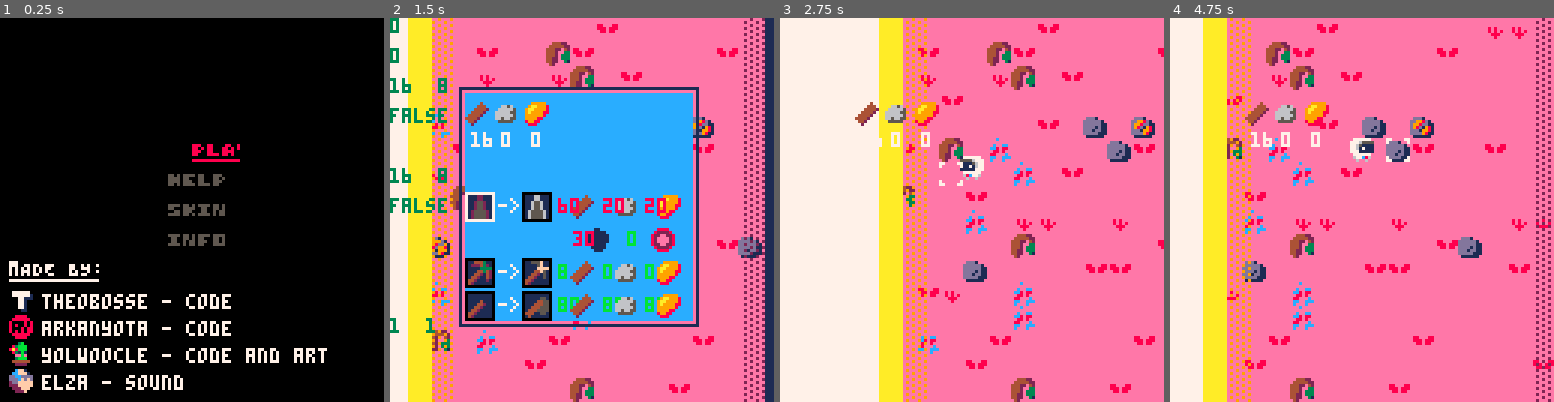
Above: before the commit, frames 1-4 (left to right).
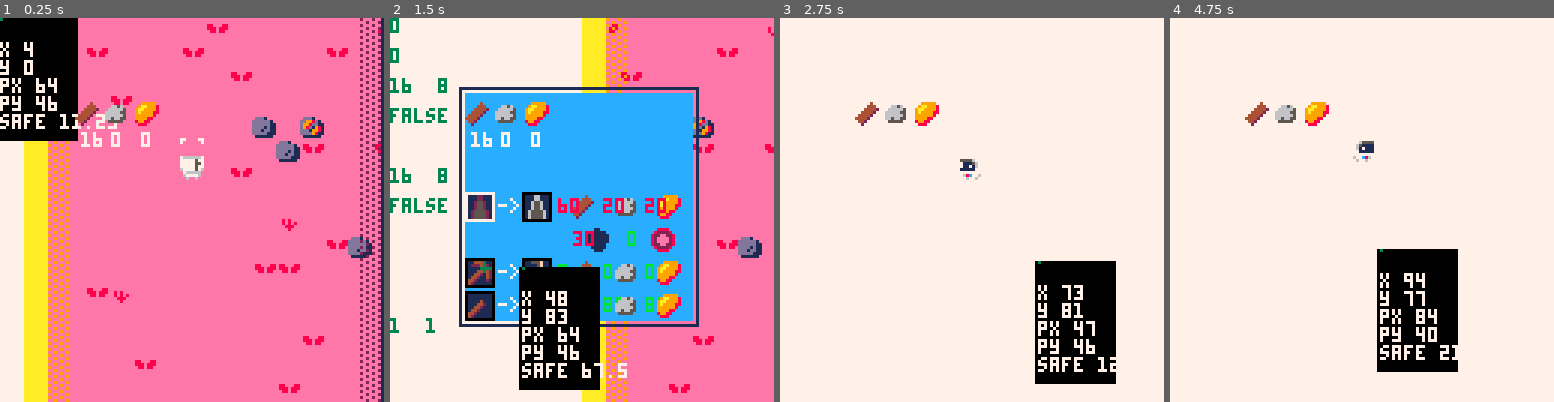
Above: after the commit, the same moments.

Repository: ARKANYOTA/ludumdare47
Game: PICO-8 cartridge arkanv1.p8
Same seed, same stepped clock (60 frames per second), same inputs: the game is played once before the commit and once after it.
Inputs (mouse positions are in pixels of both pictures, inside the frame that each line leads up to):
- Up to frame 1 (0.25 s): no input
- Up to frame 2 (1.5 s): tap O (Z key) at 0.33, 0.7, 1.43 s; click (459, 121) at 0.67 s; tap X (X key) at 1.07 s; click (520, 267) at 1.22 s
- Up to frame 3 (2.75 s): click (975, 114) at 1.77 s; hold Left 1.97-2.37 s; tap X (X key) at 2.07, 2.4, 2.73 s; tap O (Z key) at 2.22 s; click (1037, 259) at 2.32 s; hold Down from 2.42 s (still down)
- Up to frame 4 (4.75 s): release Down at 2.82 s; click (1492, 106) at 2.87 s; hold Right 2.87-3.53 s; tap X (X key) every 0.33 s from 3.07 to 4.73 s; tap O (Z key) at 3.1, 3.98 s; click (1254, 256) at 3.42 s; hold Up 3.58-4.08 s; click (1315, 102) at 3.97 s; hold Right 4.13-4.53 s; click (1381, 248) at 4.52 s; hold Down from 4.58 s (still down)

The runs differ from the first frame. In frame 1, 94% of the frame differs, in the area x 0-100%, y 0-100%; in frame 2, 35%; in frame 3, 73%; in frame 4, 90%.

Commit message:
attempt transition

Diff:
--- a/arkanv1.p8
+++ b/arkanv1.p8
@@ -7,10 +7,10 @@
 --yolwoocle
 --and elza
 sp = 0 --0=blanc; 1=jaune; 2=rouge
-bdebug = false
+bdebug = true
 clock=0
 --camera
-cx = 0
+cx = 1000
 cy = 0
 --pos
 cux=0
@@ -28,7 +28,8 @@
 	walk2={3,8,6,10},
 }
 
-safex=1
+canmovezone=true
+safex=900
 safelen=128
 --inventory
 
@@ -78,7 +79,7 @@
 
 function _update60()
 	--movement
-	if menu then
+	if menu and notbdebug then
 		upmenu()
 	else
 		clock+=1
@@ -90,7 +91,7 @@
 		end
 
   --hot and cold zones
-		if(clock%6==0) safex+=0.75
+		if(clock%1==0) safex+=0.75
 		if(safex>900) safex=0
 		for i=1,17 do
 		  mget()
@@ -114,10 +115,19 @@
 			cx = 0
 		end
 
-			--tp haut-bas g-d
+--tp map borders
 		if x>1016 then
 			x =1
 			cx = 0
+		end
+		if x==0 and canmovezone then
+			safex+=1024
+			canmovezone=false
+		elseif x==1016 and canmovezone then
+			safex-=1024
+			canmovezone=false
+		else
+			canmovezone=true
 		end
 		if x<0 then
 		 x = 1015
@@ -143,7 +153,7 @@
 	cls()
 	--debug
 
-	if menu then
+	if menu and notbdebug then
 		drmenu()
 	else
 		map(0,0)
@@ -204,13 +214,14 @@
 		drawhotbar()
 	end
 
-
+--	circneg(64,64,35)
 end
 -->8
 --debug
 function debug()
-			moux=stat(32)
+		moux=stat(32)
 		mouy=stat(33)
+		rectfill(moux+cx-1,mouy,moux+cx+25,mouy+40,0)
 		pset(moux+cx,mouy,3)
 		color(7)
 		print("",moux+cx,mouy+2)
@@ -218,6 +229,7 @@
 		print("y "..mouy)
 		print("px "..x)
 		print("py "..y)
+		print("safe "..safex)
 end
 -->8
 --functions
@@ -761,6 +773,66 @@
 
   end
 end
+-->8
+--circle effect demonstration
+--by discord user sashaaa#8920
+function circneg(circle_x,
+	circle_y,
+	circle_r)
+	--we round all of our maths so
+	--that the circle isn't biased
+	--toward the right side of the
+	--screen
+	local round = function(num)
+		return flr(num+.5)
+	end
+
+	--this is just the radius
+	--squared. pythagorian theorem
+	--incoming
+	local c2=circle_r*circle_r
+
+	--the top of the circle
+	local y1=max(round(circle_y-circle_r),-1)
+	--the bottom of the circle
+	local y2=min(round(circle_y+circle_r),128)
+
+	--for each y location...
+	for yy=y1,y2 do
+		--here we use a^2+b^2=c^2
+		--we already know what a is,
+		--which is the y distance
+		--from the y origin. and we
+		--know what the radius is
+
+		--so using pythagorean theorem
+		--we can treat this y point,
+		--the center, and the edge of
+		--the circle as a triangle,
+		--and then find the distance
+		--to the edge based off that
+		local a=round(sqrt(c2-(yy-circle_y)^2))
+
+		--then we use the distance to
+		--figure out where the edges
+		--are on that y position
+		local x1,x2=circle_x-a,circle_x+a
+
+		--then draw a line from left
+		--side of screen to left edge
+		--of circle, and right edge
+		--of screen to right edge of
+		--circle
+		line( -1,yy, x1,yy,0)
+		line(x2,yy,128,yy,0)
+	end
+
+	--then draw a rectangle above
+	--and below all of that to
+	--close it out
+	rectfill(0,-1,127,y1-1,0)
+	rectfill(0,y2,127,128,0)
+end
 
 
 
@@ -863,28 +935,29 @@
 0000000000000000000000000000000000000000000000000000000000000000000000000000000000000000000000000000000000000000000000000000000000000000000000000000000000000000000000000000000000000000000000000000000000000000000000000000000000000000000000000000000000000000
 __map__
 4141414141414141414041414141414142424141414141414141414141404141415252414141414041414141414141414141414140414141414141414141414141414040414141414141414141414141414141414141414142414141414141414141404141414141414141414142414140414141414141414141414141414041
-4141414140414150404141414141404141414141414041414141404141404141414141404141414141414141414041414141414141414141424141415141514140404141414141424141414141414141414141414040414141414141414141414141414141414041415252404141414141414140414141414140414141414141
-4140414142414142504140414141414141414141414141414141414141415141404041414140414241515141414141404141414141414141414041414141414151414141414141414141404141414141424141404041414141404141415141404141404141414141414141525241424242414141514140414140405040414141
+4141414140414141404141414141404141414141414041414141404141404141414141404141414141414141414041414141414141414141424141415141514140404141414141424141414141414141414141414040414141414141414141414141414141414041415252404141414141414140414141414140414141414141
+4140414141414141414140414141414141414141414141414141414141415141404041414140414241515141414141404141414141414141414041414141414151414141414141414141404141414141424141404041414141404141415141404141404141414141414141525241424242414141514140414140405040414141
 4141414141404141414141414141414141414141414141414141414141414242505041414141414141414141414142414141414041414141414141414141414141404152414140414141404040414141414141414141414041414140414151515151515151514141414141414140414141414141414141414141414141414151
-4141444141414141414041514152414141414140514141404141414141414041505041414141414140404141414142414141414141414140504041414141414150504150405040504140405041504041414141414151414141414141414141415141505041514141414141414141414141414041414141505041414142414140
-4041414041504144414141415140414140414141414141404141414141414142414141414141414041414140414141414141414141414141414141425140414141424141414141414141404051514141414142414141414141414141414141415151515151514141404141414141414141404140404141424140404141414141
-4141424141414141444140414141414141414141414141414141414141414141414141414241414141414141414041414141414141404141414141415141414141414141414141414141414141414141404141414141414141414141414241414141414141414141414141404141414141414141414041414152414141414141
-4141415041414041414141414141414141414141404141414141414141414141414150424141414141414040414141414151514141404141414141424141414141414141415141414141424141404141414141414041414041414141414041414140414152414141415051405141404141414141414041414141414140404141
-4141414141414441424241414241414141424241414141415353535341414141414041414141414140515140414141414140414141504141414141424141414141415041415141414140414141414150414141414141414141414141414041414141414152414141415050404151514141414141415141414141414141404141
-4140524141414141504141414141405141414141414151415454545441414140414141414041414141414151514241414141414141414141414141414141414141414041425151414141414141414140414141414141414141414141414141414141414141414141415050414141414141414141414141414140415041404141
-4141414141415141414141404041414141404141414141415454545440414141414141505041414241414141414140414141414141414141414141414141414141414141414140404141414141414141414142414140415051505051414242424141414141414141404141414141405141414141414141414141414041414241
-4141444140424141444141414141414141414141404141404141414141414141414141414141414141404141414141414141414140414140414141414250504141414140414141414241504141414141414141414241415051505041414141414141414041414141415241414041415151414241414140414141404141414140
-4041414141414141444141414141414141414141424141404141414141414141414141414141414140404141414141414141414141414141414141404041414141414140414141414141414141414141414141414141415151414141414141414041414141424141404141414141414140404141414141414141424241414141
-4141504144414140414141414140414141414141414141414141414141415151414141414141414141414141414141414141414040414141414141504141414141414241414141404141404041414140414141414141414141414141415141414041414141414141414141414141414041414141414141414141514141404141
+4141414141414141414141514152414141414140514141404141414141414041505041414141414140404141414142414141414141414140504041414141414150504150405040504140405041504041414141414151414141414141414141415141505041514141414141414141414141414041414141505041414142414140
+4141414141414141414141415140414140414141414141404141414141414142414141414141414041414140414141414141414141414141414141425140414141424141414141414141404051514141414142414141414141414141414141415151515151514141404141414141414141404140404141424140404141414141
+4141414141414141414140414141414141414141414141414141414141414141414141414241414141414141414041414141414141404141414141415141414141414141414141414141414141414141404141414141414141414141414241414141414141414141414141404141414141414141414041414152414141414141
+4141414141414141414141414141414141414141404141414141414141414141414150424141414141414040414141414151514141404141414141424141414141414141415141414141424141404141414141414041414041414141414041414140414152414141415051405141404141414141414041414141414140404141
+4141414141414141414141414241414141424241414141415353535341414141414041414141414140515140414141414140414141504141414141424141414141415041415141414140414141414150414141414141414141414141414041414141414152414141415050404151514141414141415141414141414141404141
+4141414141414141414141414141405141414141414151415454545441414140414141414041414141414151514241414141414141414141414141414141414141414041425151414141414141414140414141414141414141414141414141414141414141414141415050414141414141414141414141414140415041404141
+4141414141414141414141404041414141404141414141415454545440414141414141505041414241414141414140414141414141414141414141414141414141414141414140404141414141414141414142414140415051505051414242424141414141414141404141414141405141414141414141414141414041414241
+4141414140424141414141414141414141414141404141404141414141414141414141414141414141404141414141414141414140414140414141414250504141414140414141414241504141414141414141414241415051505041414141414141414041414141415241414041415151414241414140414141404141414140
+4041414141414141414141414141414141414141424141404141414141414141414141414141414140404141414141414141414141414141414141404041414141414140414141414141414141414141414141414141415151414141414141414041414141424141404141414141414140404141414141414141424241414141
+4141414141414141414141414140414141414141414141414141414141415151414141414141414141414141414141414141414040414141414141504141414141414241414141404141404041414140414141414141414141414141415141414041414141414141414141414141414041414141414141414141514141404141
 4141414141414041414141414141414141414041414141414141414241414141414041414140414141524141414141414151414141414140414141414141404141414141414141414141414141414141515141414140414141414141414141414141414140424141414141414141414141414141414141414141414041414141
-4140414141414141504141414041414141414141414140414141414041414141414141414141414141414141414042414141414141414141414040414141414141414141414141414141414141415151414141414141414141414140414141414141414141414141414141414041414141414141404041414141414041414140
-…(10 lines of a section not shown)…
+4140414141414141414141414041414141414141414140414141414041414141414141414141414141414141414042414141414141414141414040414141414141414141414141414141414141415151414141414141414141414140414141414141414141414141414141414041414141414141404041414141414041414140
+0000000000000000414100000000000000000000000000000000000000000000000000000000000000000000000000000000000000000000000000000000000000000000000000000000000000000000000000000000000000000000000000000000000000000000000000000000000000000000000000000000000000000000
+…(10 lines of a section not shown)…
Not shown, changed: 20 lines of the sprite sheet (__gfx__) section of arkanv1.p8
